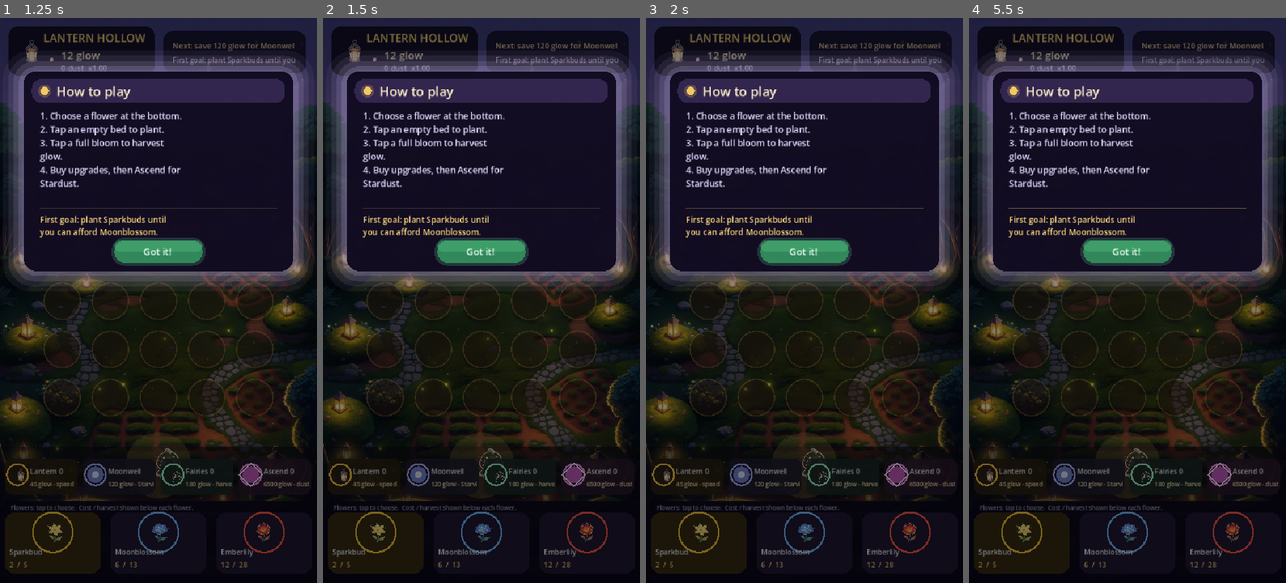
Above: before the commit, frames 1-4 (left to right).
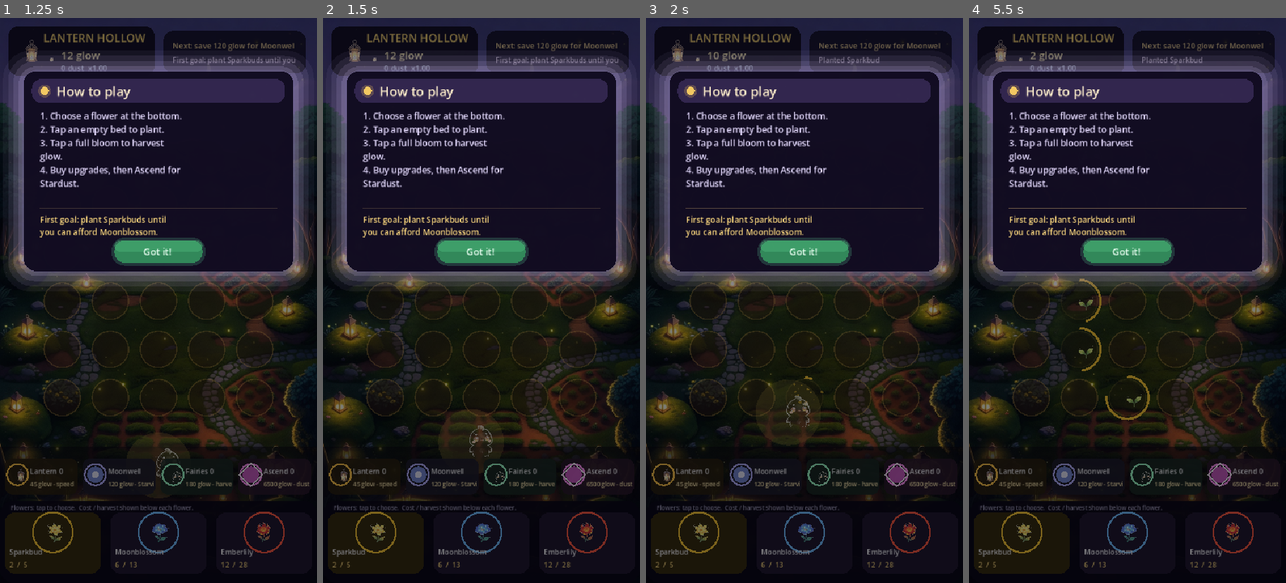
Above: after the commit, the same moments.

Repository: zombiedeth/lantern-hollow
Game: Godot game, scene res://scenes/Main.tscn
The game is run twice, just before and just after one commit, with the same random seed, the same clock (stepped at 60 frames per second) and the same inputs.
Inputs (mouse positions are in pixels of both pictures, inside the frame that each line leads up to):
- Up to frame 1 (1.25 s): tap Enter at 0.5 s; move the mouse to (228, 272) at 0.52 s; click (228, 272) at 0.67 s
- Up to frame 2 (1.5 s): tap Space at 1.25 s; drag from (418, 328) to (465, 413) at 1.27 s
- Up to frame 3 (2 s): no input
- Up to frame 4 (5.5 s): tap Enter at 2, 4.25 s; move the mouse to (1159, 176) at 2.02 s; click (1159, 176) at 2.17 s; tap Space at 2.75, 5 s; drag from (1111, 413) to (1032, 215) at 2.77 s; move the mouse to (1222, 385) at 3.52 s; click (1222, 385) at 3.67 s; drag from (1032, 215) to (1079, 159) at 4.27 s; move the mouse to (1143, 300) at 5.02 s; click (1143, 300) at 5.17 s

Frame 1 is identical in both runs. In frame 2, 0.1% of the frame differs, in the area x 46-57%, y 72-82%; in frame 3, 0.4%; in frame 4, 0.7%, in the area x 19-94%, y 5-82%.

Commit message:
Add drag-to-move: spirit follows finger, plants/harvests on drag
- Hold and drag anywhere to guide the spirit in real-time
- Spirit auto-plants empty beds and auto-harvests ripe blooms it passes over
- Quick tap still works for targeted plant/harvest/UI as before
- Drag vs tap distinguished by a 14px movement threshold
- Works with both mouse (desktop) and touch (mobile)

Diff:
--- a/scripts/Main.gd
+++ b/scripts/Main.gd
@@ -94,6 +94,11 @@
 var plants: Dictionary = {}
 var player_pos := Vector2(270, 760)
 var player_target := Vector2(270, 760)
+var is_dragging := false
+var pointer_down := false
+var drag_start := Vector2.ZERO
+var drag_last := Vector2.ZERO
+const DRAG_THRESHOLD := 14.0
 
 func _ready() -> void:
 	catalog = [
@@ -116,6 +121,17 @@
 	var to_target := player_target - player_pos
 	if to_target.length() > 3.0:
 		player_pos += to_target.normalized() * min(PLAYER_SPEED * delta, to_target.length())
+
+	# While dragging, plant/harvest any bed the spirit passes over.
+	if is_dragging and pointer_down:
+		var plot_idx := _nearest_plot(player_pos)
+		if plot_idx != -1:
+			if plants.has(plot_idx):
+				var plant: Dictionary = plants[plot_idx]
+				if _plant_stage(plant) >= 2:
+					_harvest_plot(plot_idx, false)
+			else:
+				_plant_plot(plot_idx, selected_index, false)
 
 	_update_effects(delta)
 	_update_auto_systems(delta)
@@ -263,12 +279,45 @@
 		_show_big_prompt("Ascension is near", "Ascension resets flowers and upgrades, but gives Stardust.\nStardust is permanent: every future run pays more and grows faster.", "At 6500 glow, tap Ascend.")
 
 func _unhandled_input(event: InputEvent) -> void:
-	if event is InputEventMouseButton and event.pressed and event.button_index == MOUSE_BUTTON_LEFT:
-		_unlock_audio_from_gesture()
-		_handle_tap(event.position)
-	elif event is InputEventScreenTouch and event.pressed:
-		_unlock_audio_from_gesture()
-		_handle_tap(event.position)
+	# Mouse (desktop)
+	if event is InputEventMouseButton and event.button_index == MOUSE_BUTTON_LEFT:
+		if event.pressed:
+			_unlock_audio_from_gesture()
+			pointer_down = true
+			is_dragging = false
+			drag_start = event.position
+			drag_last = event.position
+		else:
+			if pointer_down and not is_dragging:
+				_handle_tap(event.position)
+			pointer_down = false
+			is_dragging = false
+	elif event is InputEventMouseMotion and pointer_down:
+		drag_last = event.position
+		if not is_dragging and event.position.distance_to(drag_start) > DRAG_THRESHOLD:
+			is_dragging = true
+		if is_dragging:
+			player_target = _screen_to_stage(event.position)
+
+	# Touch (mobile)
+	elif event is InputEventScreenTouch:
+		if event.pressed:
+			_unlock_audio_from_gesture()
+			pointer_down = true
+			is_dragging = false
+			drag_start = event.position
+			drag_last = event.position
+		else:
+			if pointer_down and not is_dragging:
+				_handle_tap(event.position)
+			pointer_down = false
+			is_dragging = false
+	elif event is InputEventScreenDrag:
+		drag_last = event.position
+		if not is_dragging and event.position.distance_to(drag_start) > DRAG_THRESHOLD:
+			is_dragging = true
+		if is_dragging:
+			player_target = _screen_to_stage(event.position)
 
 func _handle_tap(screen_pos: Vector2) -> void:
 	if not active_prompt.is_empty():
Not shown, changed: docs/index.html
Not shown, changed: docs/index.pck
